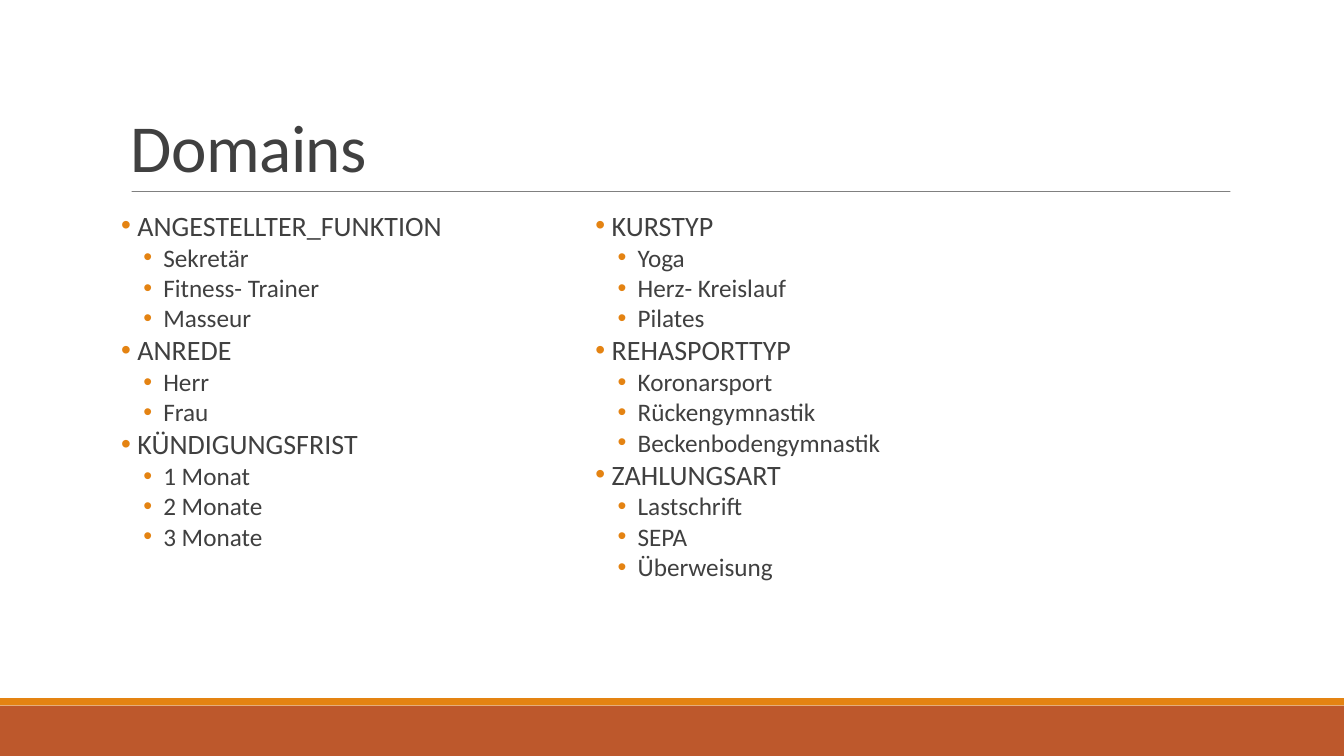
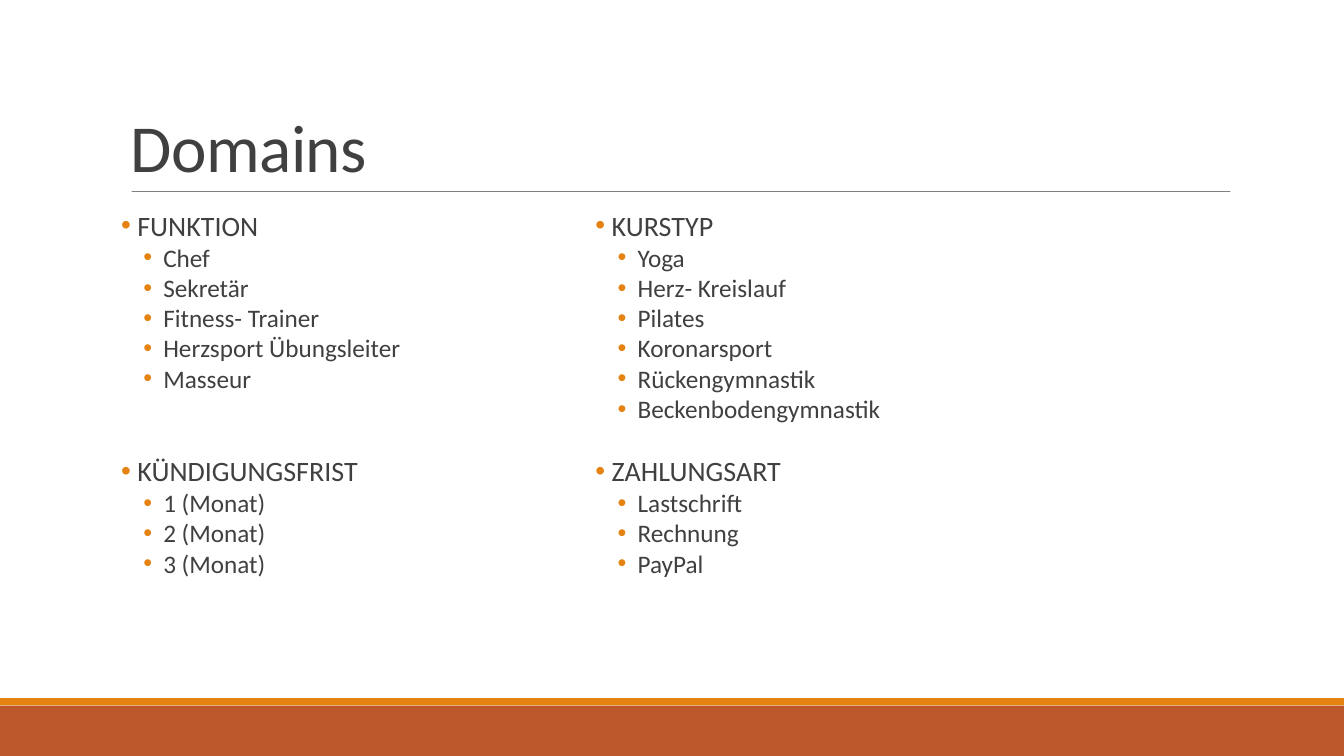
Before and after one commit to LennartDuemke/Datenbanken_LevelUP, a slide deck: slide 9 of Präsentationen/Präsentation_Datenbanken_3.pptx (slide 10 before the commit). Drawn at 1344x756 pixels with LibreOffice and Linux fonts; fonts in the diff are those of the drawing. Boxes give left, top, right and bottom in pixels: in the first picture for what was removed or moved away, otherwise in the second. Text is boxed around its words. In the diff, an @@ line names an element or a change of style, - is before the commit and + after.

```diff
--- a/Präsentationen/Präsentation_Datenbanken_3.pptx
+++ b/Präsentationen/Präsentation_Datenbanken_3.pptx
@@ text at bbox=[612, 218, 880, 577]: paragraph removed @@
-• REHASPORTTYP
@@ text at bbox=[137, 218, 258, 267]: text changed @@
-• ANGESTELLTER_FUNKTION
+• FUNKTION
+  • Chef
@@ text at bbox=[163, 337, 400, 362]: paragraph added @@
+  • Herzsport Übungsleiter
@@ text at bbox=[163, 375, 209, 421]: paragraphs removed @@
-• ANREDE
-  • Herr
-  • Frau
@@ text at bbox=[163, 494, 266, 577]: text changed @@
-  • 1 Monat
-  • 2 Monate
-  • 3 Monate
+  • 1 (Monat)
+  • 2 (Monat)
+  • 3 (Monat)
@@ text at bbox=[638, 524, 739, 577]: text changed @@
-  • SEPA
-  • Überweisung
+  • Rechnung
+  • PayPal
```
Also in this commit, not shown: 11 other slides changed, 6 slides added, 6 slides removed, 5 other files.
